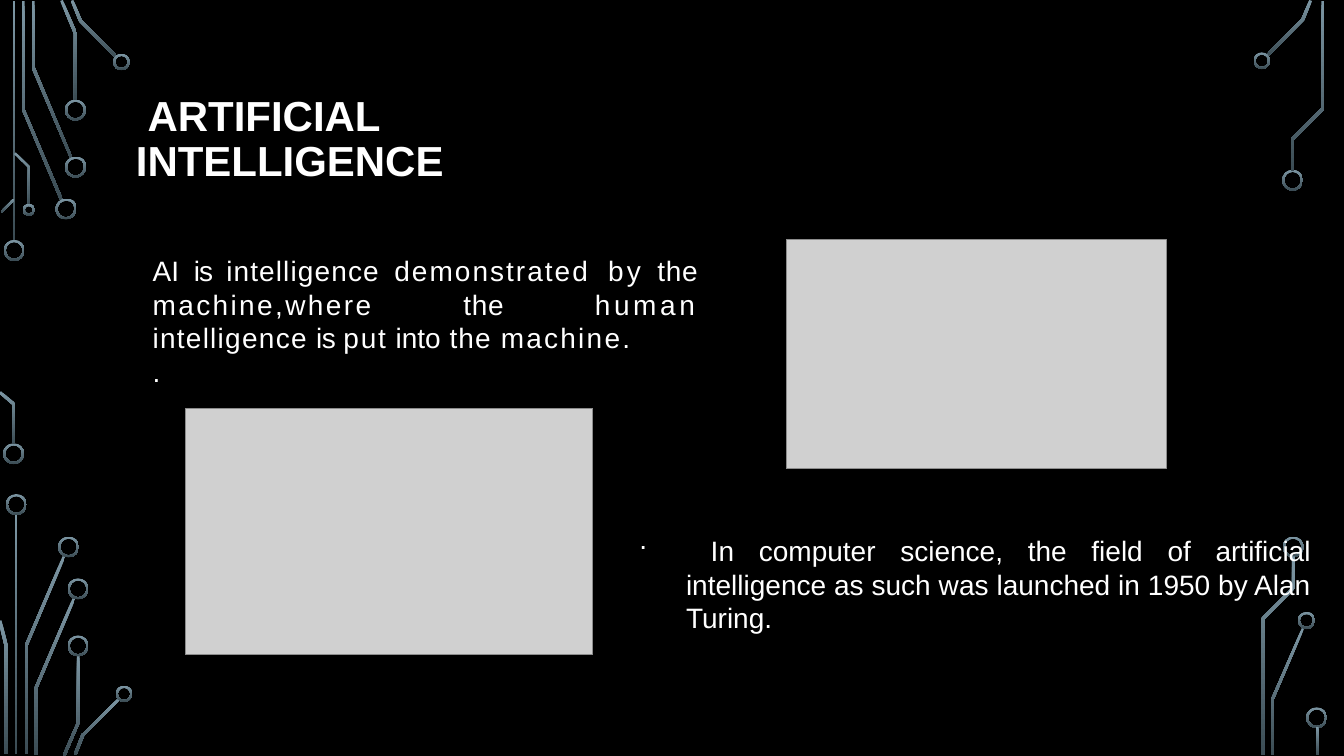
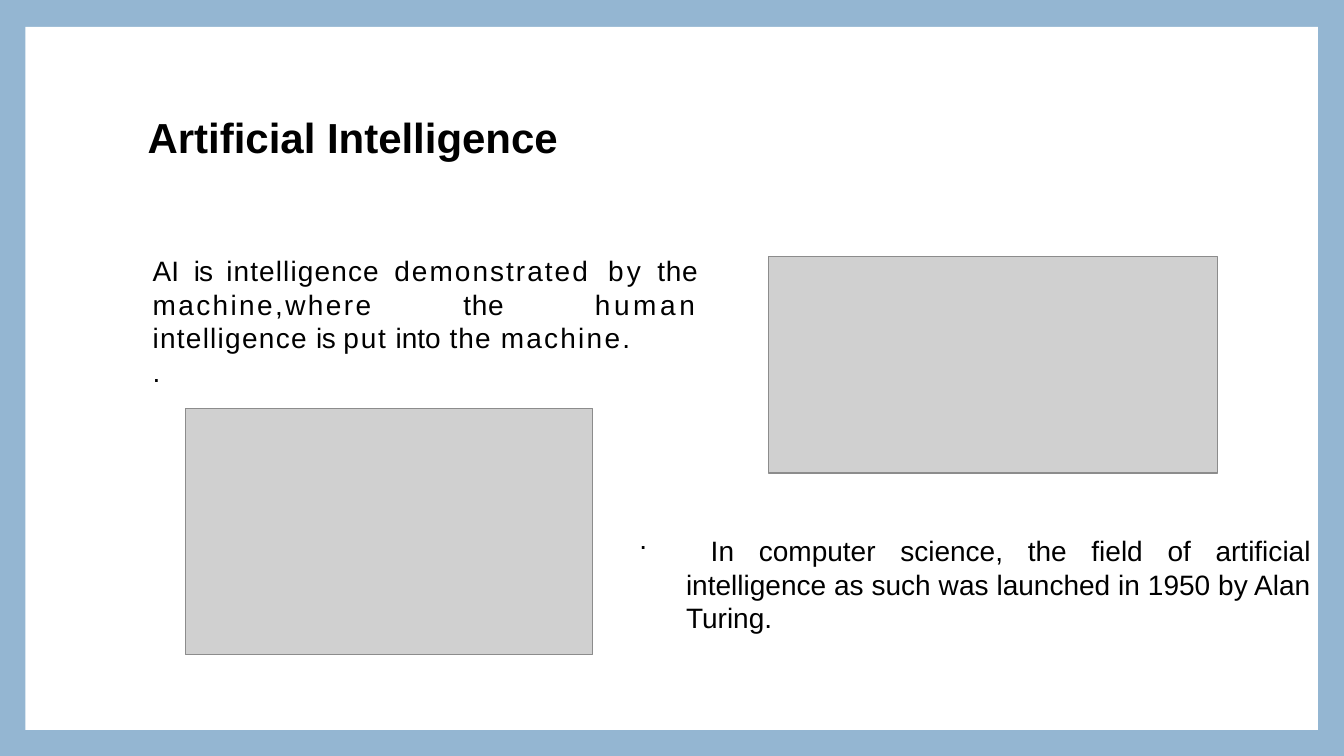
Before and after one commit to Akshaykumar2004/Aigle_Assignment6, a slide deck: slide 2 of AgileProject.pptx. Drawn at 1344x756 pixels with LibreOffice and Linux fonts; fonts in the diff are those of the drawing; grey boxes stand for pictures; background and template pictures are left out. Boxes give left, top, right and bottom in pixels: in the first picture for what was removed or moved away, otherwise in the second. Text is boxed around its words. In the diff, an @@ line names an element or a change of style, - is before the commit and + after.

```diff
--- a/AgileProject.pptx
+++ b/AgileProject.pptx
@@ background picture (left out) to #94B6D2 @@
@@ rectangle added at box(25, 27, 1318, 730), fill #FFFFFF @@
@@ title at box(148, 122, 558, 162): text changed; text colour #FFFFFF to #000000 @@
-ARTIFICIAL INTELLIGENCE
+Artificial Intelligence
@@ picture: place and size @@
-picture at box(786, 240, 1167, 470)
+picture at box(768, 257, 1218, 474)
@@ text colour #FFFFFF to #000000 in 3 elements at box(153, 260, 697, 354), box(686, 540, 1311, 634), box(629, 516, 1302, 561) @@
@@ group removed at box(0, 0, 1328, 756): 33 freeform shapes, 3 rectangles @@
```
Also in this commit, not shown: 16 other slides changed, 3 other files.
